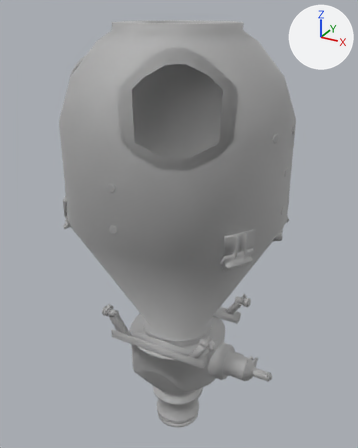
The FBX model Assets/Models/bottom_tank_new.fbx, before and after one commit.
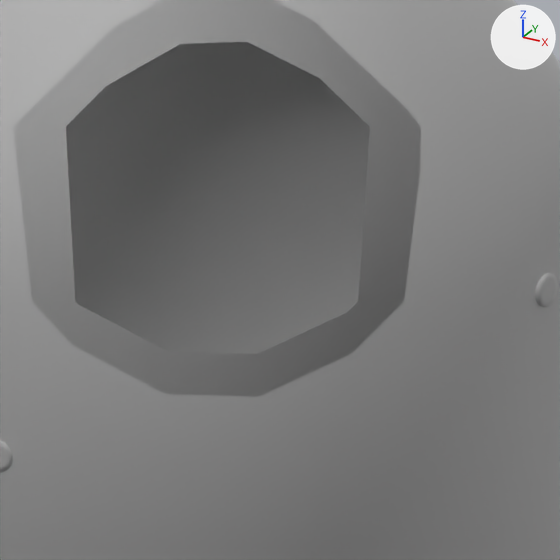
Each version is shown whole from a 50 mm lens placed at (5.83, -10.52, 62.49), pointed at (-0.18, 0.4, 57.03), then close up on the part from 31% to 78% of the width and 11% to 49% of the height. Arrows for +X, +Y and +Z are at upper right; the lights stay in place. Everything nearer to the camera than a plane just in front of the edit is cut away. Where no turn or scale is listed for an object, it has been applied to the vertices. Vertices at the same position are counted once.

The first close-up shows 'bottom_tank'.
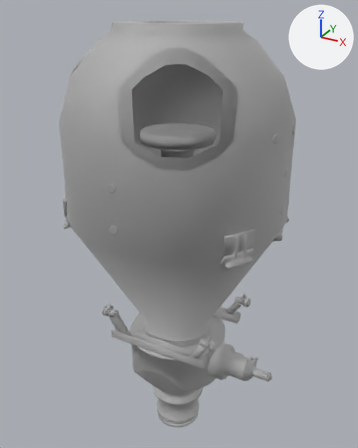
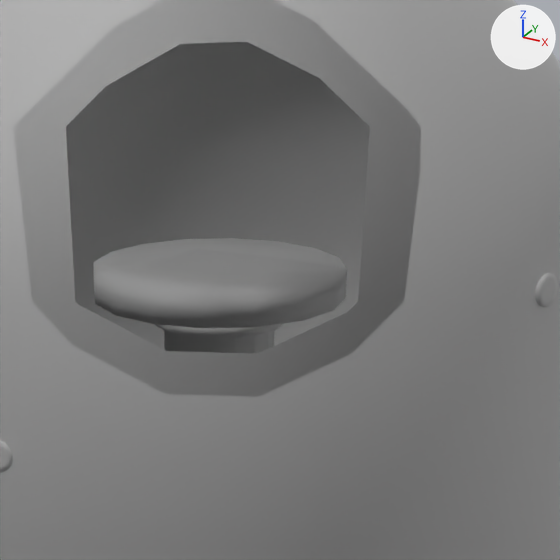
Changed parts and their boxes (x1, y1, x2, y2) in the close-ups (560 x 560 px):
part 1 of me_圆环_003, added
    after: (93, 238, 347, 354)

Edits to the bpy script that builds the scene:
```text
Change me_圆环_003:
    used by ob_bottom_tank; location = (0.0, 0.0, 0.0)
    remove me_圆环_003.from_pydata(...)  # 7798 vertices, 7097 faces; spans x -3.0..2.91, y -2.81..3.17, z 50.71..62.17
    add me_圆环_003.from_pydata(...)  # 7979 vertices, 7276 faces; spans x -3.0..2.91, y -2.81..3.17, z 50.71..62.17
    me_圆环_003 part 1: a new loose piece of 181 vertices spanning x -1.39..1.51, y -1.18..1.38, z 55.37..59.69, in mat_01___default_008 (light grey #cacaca)
```
